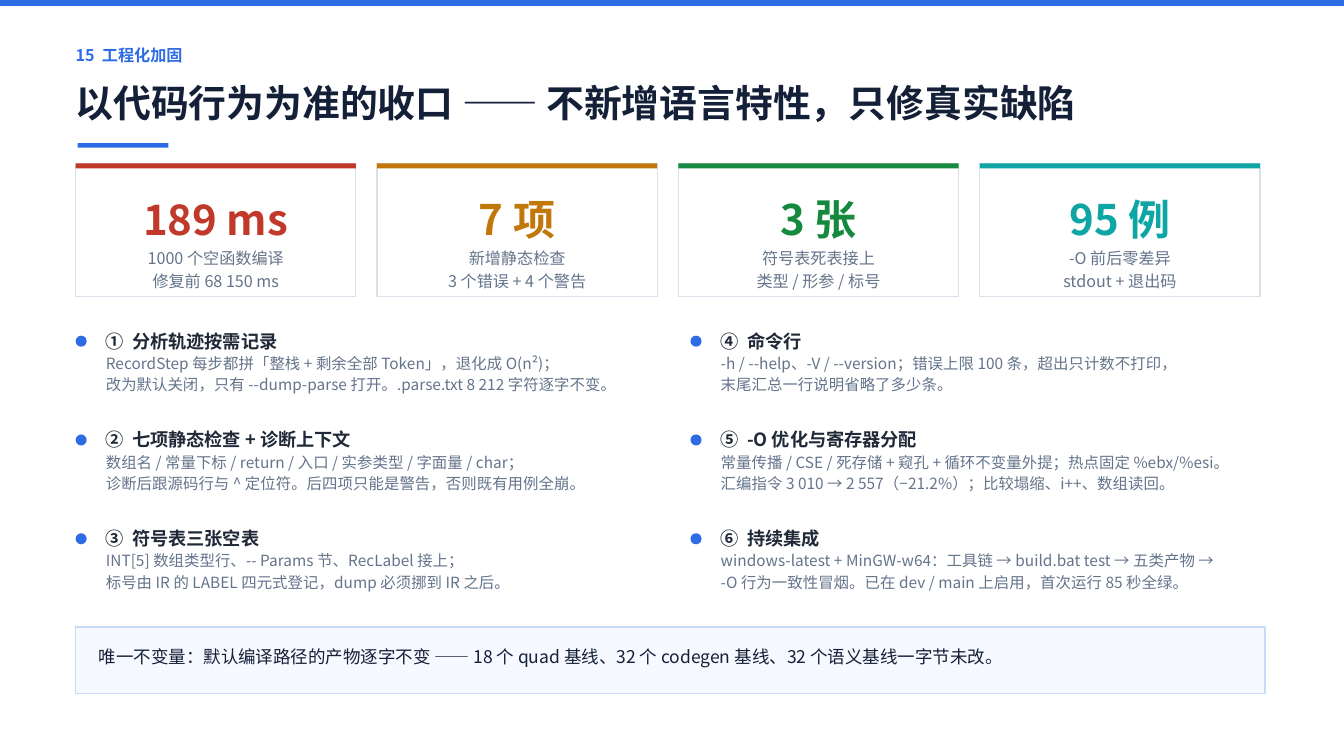
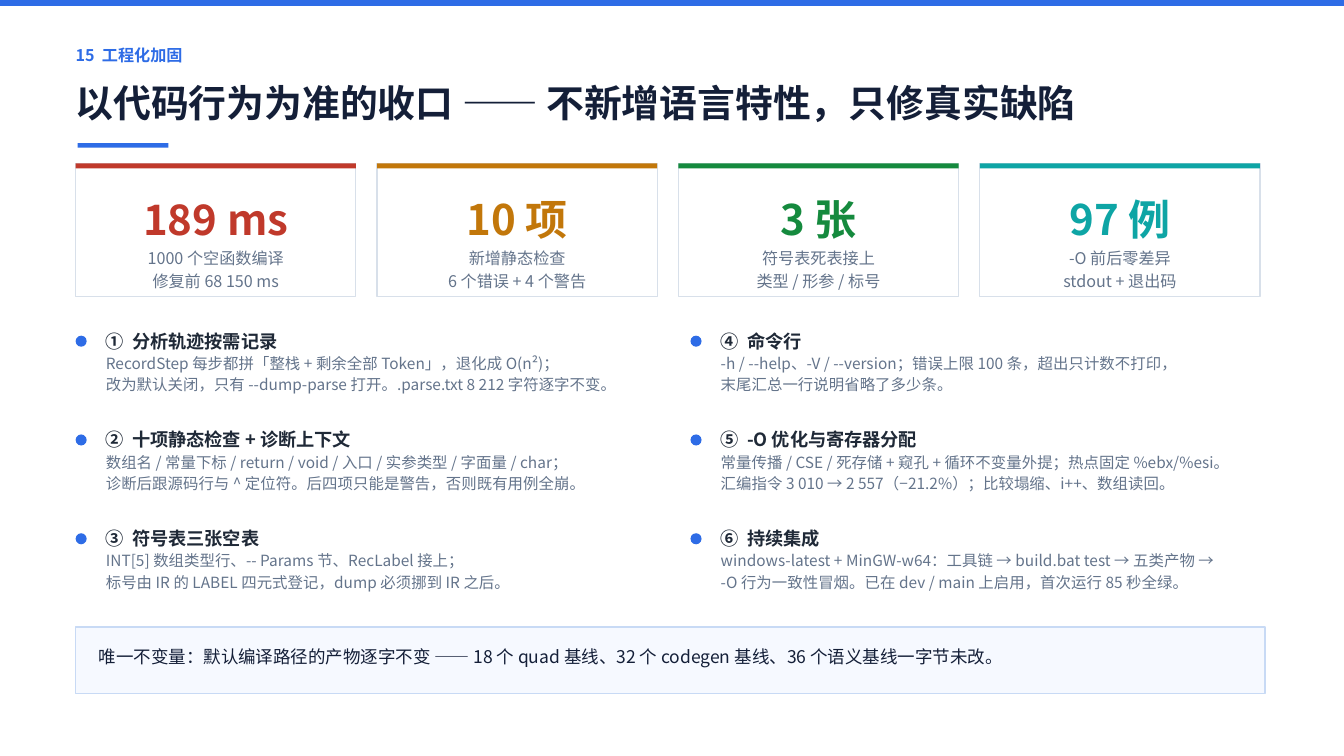
Before and after one commit to 9527-qincheng/MiniCCompiler, a slide deck: slide 16 of docs/MiniC编译器_答辩演示.pptx. Drawn at 1344x756 pixels with LibreOffice and Linux fonts; fonts in the diff are those of the drawing. Boxes give left, top, right and bottom in pixels: in the first picture for what was removed or moved away, otherwise in the second. Text is boxed around its words. In the diff, an @@ line names an element or a change of style, - is before the commit and + after.

Commit message:
feat(sema): void 只能作函数返回类型；类型表改为按需登记
- void v; / void a[3]; / void f(void x) 三种写法现在都报错。拦截点放在
  VisitDecl / VisitArrayDecl / VisitFuncDef 而不是 RecVar —— RecVar 还要承载
  void 函数的函数名（void 函数名就是用 TOKEN_VOID 登记进变量表的）。
  CollectSignatures() 跳过 void 形参，否则同一条错误会连带出一条「实参个数不符」。
- 类型表不再在 Analyze() 入口一次登记 5 个内建类型，改由语义遍历的五个登记点
  （变量 / 数组 / 返回类型 / 形参 / 字面量）调 RecTypeIfAbsent()，用到哪种才登记
  哪种；RecBuiltinTypes() 保留为兼容接口。tests/test.sym.txt 343 → 277 B
  （Types 节 5 行 → 2 行），只用 int 的程序只列 int 一行。
- 新增 tests/symtab_types.mc 与 4 个语义用例（err_void_var / err_void_array /
  err_void_param / ok_void_func），语义用例 32 → 36，symtab 2 → 3 例；
  GUI 语法手册 8.4 由「已知漏洞」改为「已拦截」（ok 36 / no 17 / limit 7 / info 8）。
- 文档同步：interface.md 42 条、验收报告 35 项接口、项目总结、语法支持清单、
  数据结构设计、设计文档、README、6 份个人计划、答辩 PPT（18 页）、项目书（43 页）。
- build.bat test 12 套全绿；-O 一致性 sweep identical=97 skipped=50 diff=0。

```diff
--- a/docs/MiniC编译器_答辩演示.pptx
+++ b/docs/MiniC编译器_答辩演示.pptx
@@ text at [467,201,568,239]: text changed @@
-7 项
+10 项
@@ text at [1069,199,1170,239]: text changed @@
-95 例
+97 例
@@ text at [448,273,586,289]: text changed @@
-3 个错误 + 4 个警告
+6 个错误 + 4 个警告
@@ text at [106,430,351,448]: text changed @@
-② 七项静态检查 + 诊断上下文
+② 十项静态检查 + 诊断上下文
@@ text at [106,455,567,470]: text changed @@
-数组名 / 常量下标 / return / 入口 / 实参类型 / 字面量 / char；
+数组名 / 常量下标 / return / void / 入口 / 实参类型 / 字面量 / char；
@@ text at [99,648,1002,668]: text changed @@
-唯一不变量：默认编译路径的产物逐字不变 —— 18 个 quad 基线、32 个 codegen 基线、32 个语义基线一字节未改。
+唯一不变量：默认编译路径的产物逐字不变 —— 18 个 quad 基线、32 个 codegen 基线、36 个语义基线一字节未改。
```
Also in this commit, not shown: 5 other slides changed, 32 other files.
